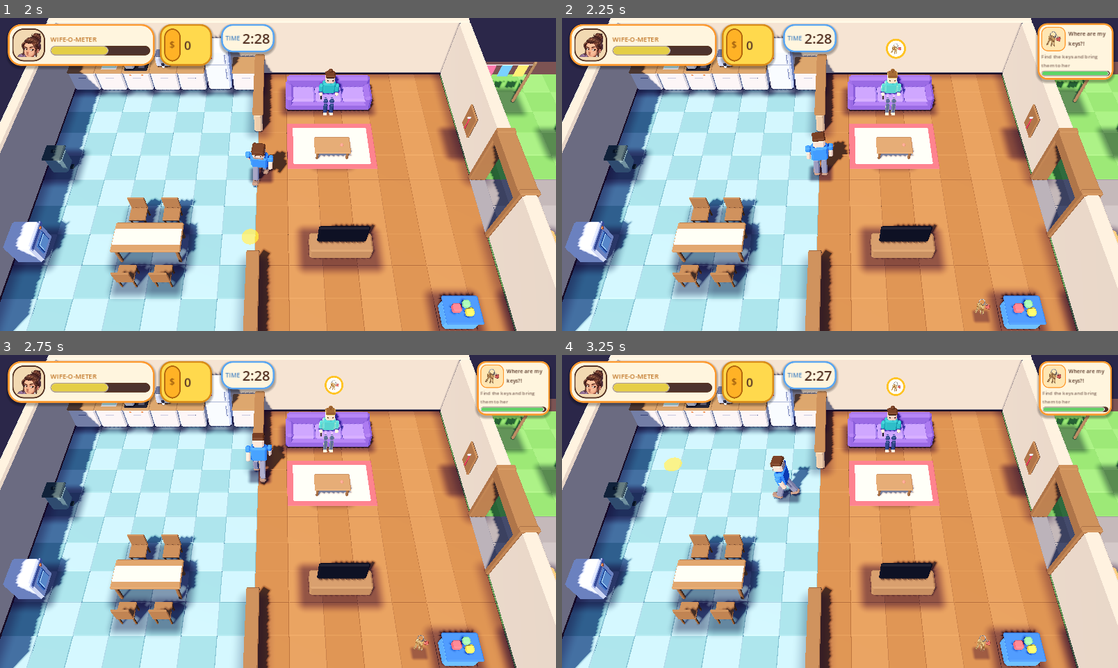
Above: before the commit, frames 1-4 (two rows, left to right).
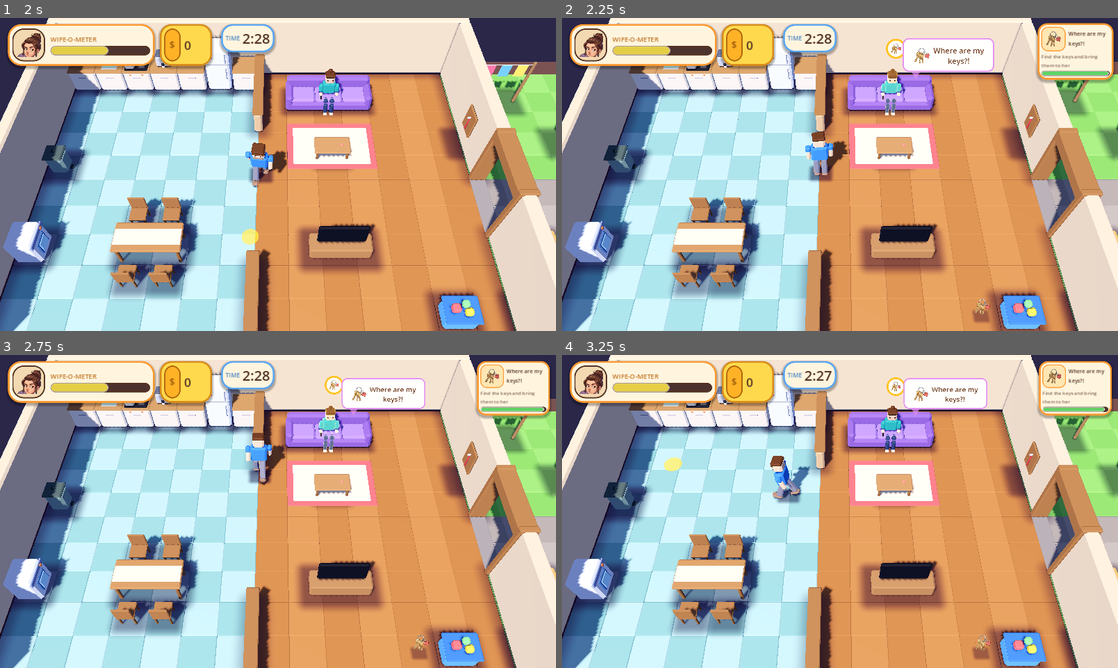
Above: after the commit, the same moments.

Repository: agever46/make-my-wife-happy
Game: Godot game, scene res://scenes/Main.tscn
The game is run twice, just before and just after one commit, with the same random seed, the same clock (stepped at 60 frames per second) and the same inputs.
Inputs (mouse positions are in pixels of both pictures, inside the frame that each line leads up to):
- Up to frame 1 (2 s): tap Enter (ui_accept) at 0.5, 0.77 s; move the mouse to (400, 158) at 0.52 s; hold Up 0.53-1.25 s; tap Tab at 0.6 s; click (400, 158) at 0.67 s; drag from (166, 190) to (250, 237) at 1.27 s
- Up to frame 2 (2.25 s): move the mouse to (895, 105) at 2.02 s; hold Up from 2.03 s (still down); tap Tab at 2.1 s
- Up to frame 3 (2.75 s): keep holding Up
- Up to frame 4 (3.25 s): release Up at 2.75 s; drag from (812, 574) to (673, 464) at 2.77 s

Frame 1 is identical in both runs. In frame 2, 1.8% of the frame differs, in the area x 57-78%, y 6-29%; in frame 3, 1.5%; in frame 4, 1.5%.

Commit message:
Speech bubbles: the wife and the kids say every new quest
Co-Authored-By: Claude Sonnet 5.5 <noreply@anthropic.com>
Claude-Session: https://claude.ai/code/session_01SXfByWc8NK5QQaB41RXzCE

Diff:
--- a/scripts/world3d/Kid3D.gd
+++ b/scripts/world3d/Kid3D.gd
@@ -249,3 +249,13 @@
 	PlaceholderFactory.box(_plate, "Sauce", Vector3(0.1, 0.04, 0.1), Vector3(0, 0.92, 0), Color(0.85, 0.28, 0.2), 0.02)
 	get_parent().add_child(_plate)
 	_plate.global_position = global_position + Vector3(0.0, 0.0, 0.55)
+
+
+## Mia's bubble extends to the left, Noah's to the right; higher while they stand (playing).
+func speech_anchor() -> Vector3:
+	var y := 1.55 if mode == Mode.PLAYING else 1.2
+	return Vector3(speech_side() * 0.5, y, 0.0)
+
+
+func speech_side() -> float:
+	return -1.0 if station_id == &"kid_a" else 1.0
--- /dev/null
+++ b/scripts/world3d/SpeechBubble.gd
@@ -0,0 +1,106 @@
+class_name SpeechBubble
+extends Node3D
+## A comic speech bubble above a character: the wife or a kid says what they want (the quest title),
+## with the icon of the item involved. Pops in, stays a few seconds, pops out. One bubble per speaker.
+
+const SHADER := preload("res://shaders/speech_bubble.gdshader")
+const LIFETIME := 4.2
+const PIXEL_SIZE := 0.0042
+const PADDING := Vector2(0.34, 0.2)
+const TAIL := 0.22
+
+var _tween: Tween
+
+
+## Makes `speaker` say `text` (replacing any bubble it already has). Returns the new bubble.
+## `anchor` is where the tail tip points (relative to the speaker). side = -1 / 0 / +1: the bubble body extends
+## to the left / centred / to the right of that point, so bubbles of neighbours do not cover each other.
+static func say(speaker: Node3D, text: String, icon: Texture2D, border: Color, anchor: Vector3, side: float = 0.0) -> SpeechBubble:
+	var old := speaker.get_node_or_null("SpeechBubble") as SpeechBubble
+	if old != null:
+		old.name = "SpeechBubbleOld"
+		old.dismiss()
+	var bubble := SpeechBubble.new()
+	bubble.name = "SpeechBubble"
+	bubble.position = anchor
+	speaker.add_child(bubble)
+	bubble._build(text, icon, border, side)
+	return bubble
+
+
+func _build(text: String, icon: Texture2D, border: Color, side: float) -> void:
+	scale = Vector3.ZERO
+	var label := Label3D.new()
+	label.text = text
+	label.font_size = 54
+	label.pixel_size = PIXEL_SIZE
+	label.width = 520.0
+	label.autowrap_mode = TextServer.AUTOWRAP_WORD_SMART
+	label.horizontal_alignment = HORIZONTAL_ALIGNMENT_CENTER
+	label.modulate = Color(0.33, 0.2, 0.14)
+	label.outline_size = 0
+	label.billboard = BaseMaterial3D.BILLBOARD_ENABLED
+	label.no_depth_test = true
+	label.render_priority = 6
+	label.shaded = false
+	add_child(label)
+
+	var icon_sprite: Sprite3D = null
+	var icon_width := 0.0
+	if icon != null:
+		icon_sprite = Sprite3D.new()
+		icon_sprite.texture = icon
+		icon_sprite.pixel_size = 0.0050
+		icon_sprite.billboard = BaseMaterial3D.BILLBOARD_ENABLED
+		icon_sprite.no_depth_test = true
+		icon_sprite.render_priority = 5
+		icon_sprite.shaded = false
+		icon_sprite.texture_filter = BaseMaterial3D.TEXTURE_FILTER_LINEAR_WITH_MIPMAPS
+		add_child(icon_sprite)
+		icon_width = icon.get_width() * icon_sprite.pixel_size + 0.12
+
+	# The label measures itself on the next frame.
+	await get_tree().process_frame
+	if not is_inside_tree():
+		return
+	var text_size := label.get_aabb().size
+	var body := Vector2(text_size.x + icon_width + PADDING.x * 2.0, maxf(text_size.y, 0.4) + PADDING.y * 2.0)
+	body.y = maxf(body.y, icon.get_height() * 0.0050 + 0.2 if icon != null else 0.0)
+
+	var mat := ShaderMaterial.new()
+	mat.shader = SHADER
+	mat.render_priority = 4
+	mat.set_shader_parameter("body_size", body)
+	mat.set_shader_parameter("tail", TAIL)
+	# Tail near the end of the body that is closest to the speaker; the body extends to the chosen side.
+	var tail_x := -side * (body.x * 0.5 - 0.4)
+	mat.set_shader_parameter("tail_x", tail_x)
+	mat.set_shader_parameter("border_color", border)
+	var quad := QuadMesh.new()
+	quad.size = Vector2(body.x, body.y + TAIL)
+	var mesh := MeshInstance3D.new()
+	mesh.mesh = quad
+	mesh.material_override = mat
+	mesh.cast_shadow = GeometryInstance3D.SHADOW_CASTING_SETTING_OFF
+	# The quad's origin is its centre; the bubble's origin (the tail tip) sits at its bottom edge.
+	mesh.position = Vector3(-tail_x, (body.y + TAIL) * 0.5, 0.0)
+	add_child(mesh)
+	var body_center_y := TAIL + body.y * 0.5
+	label.position = Vector3(icon_width * 0.5 - tail_x, body_center_y, 0.0)
+	if icon_sprite != null:
+		icon_sprite.position = Vector3(-body.x * 0.5 + PADDING.x + (icon_width - 0.12) * 0.5 - tail_x, body_center_y, 0.0)
+
+	_tween = create_tween()
+	_tween.set_trans(Tween.TRANS_BACK).set_ease(Tween.EASE_OUT)
+	_tween.tween_property(self, "scale", Vector3.ONE, 0.35)
+	_tween.tween_interval(LIFETIME)
+	_tween.tween_callback(dismiss)
+
+
+func dismiss() -> void:
+	if _tween != null:
+		_tween.kill()
+	var tw := create_tween()
+	tw.set_trans(Tween.TRANS_BACK).set_ease(Tween.EASE_IN)
+	tw.tween_property(self, "scale", Vector3.ZERO, 0.25)
+	tw.tween_callback(queue_free)
--- /dev/null
+++ b/scripts/world3d/SpeechController.gd
@@ -0,0 +1,41 @@
+class_name SpeechController
+extends Node
+## Every new quest is SAID by someone: a kid for its own requests, otherwise the wife on the couch.
+## Listens to the quest logic and puts a SpeechBubble above the speaker's head.
+
+const WIFE_BORDER := Color(0.78, 0.45, 0.85)
+const KID_BORDER := {&"kid_a": Color(1.0, 0.6, 0.2), &"kid_b": Color(0.3, 0.75, 0.45)}
+
+
+func _ready() -> void:
+	QuestManager.quest_added.connect(_on_quest_added)
+
+
+func _on_quest_added(quest: ActiveQuest) -> void:
+	var speaker := _find_speaker(quest.data.kid)
+	if speaker == null:
+		return
+	var icon: Texture2D = Item3D.ICONS.get(quest.data.icon_item)
+	var border: Color = KID_BORDER.get(speaker.station_id, WIFE_BORDER)
+	SpeechBubble.say(speaker, quest.data.title, icon, border, speaker.speech_anchor(), speaker.speech_side())
+	_react(speaker)
+
+
+func _find_speaker(kid_id: StringName) -> Station3D:
+	var wife: Station3D = null
+	for node in get_tree().get_nodes_in_group("stations"):
+		var station := node as Station3D
+		if station == null:
+			continue
+		if kid_id != &"" and station.station_id == kid_id and station.is_visible_in_tree():
+			return station
+		if station.station_id == &"wife":
+			wife = station
+	return wife
+
+
+## A little hop of the speaker as it talks.
+func _react(speaker: Station3D) -> void:
+	var tw := speaker.create_tween().set_trans(Tween.TRANS_ELASTIC).set_ease(Tween.EASE_OUT)
+	speaker.visual_root.scale = Vector3(0.94, 1.1, 0.94)
+	tw.tween_property(speaker.visual_root, "scale", Vector3.ONE, 0.5)
--- a/scripts/world3d/Station3D.gd
+++ b/scripts/world3d/Station3D.gd
@@ -20,6 +20,8 @@
 var _glow_tween: Tween
 var _bounce_tween: Tween
 var needed_only := false
+## Height (m) of the station's task bubble; speech bubbles sit above it.
+var speech_height := 2.0
 var hovered := false
 var _pick_size := Vector3(1, 1, 1)
 var _progress := 0.0
@@ -50,7 +52,8 @@
 		add_to_group("stations")
 		_add_zone(size, def.get("zone_margin", 0.85))
 		_indicator = StationIndicator.new()
-		_indicator.position = Vector3(0.0, def.get("bubble", height + 0.6), 0.0)
+		speech_height = def.get("bubble", height + 0.6)
+		_indicator.position = Vector3(0.0, speech_height, 0.0)
 		add_child(_indicator)
 		_rim = ShaderMaterial.new()
 		_rim.shader = RIM_SHADER
@@ -69,6 +72,15 @@
 		return
 	hovered = on
 	_update_glow()
+
+
+## Where this station's speech bubble points (relative to the station) and which way the bubble extends (-1 / 0 / +1).
+func speech_anchor() -> Vector3:
+	return Vector3(0.0, speech_height + 0.9, 0.0)
+
+
+func speech_side() -> float:
+	return 0.0
 
 
 func has_player(player: Node3D) -> bool:
--- a/scripts/world3d/Wife3D.gd
+++ b/scripts/world3d/Wife3D.gd
@@ -41,3 +41,12 @@
 		visual_root.rotation.z = sin(_shake * 60.0) * _shake * 0.12
 	elif visual_root.rotation.z != 0.0:
 		visual_root.rotation.z = 0.0
+
+
+## Beside her head, to the right, so it stays below the top HUD and clear of her task icon.
+func speech_anchor() -> Vector3:
+	return Vector3(0.7, 1.45, 0.0)
+
+
+func speech_side() -> float:
+	return 1.0
--- a/scripts/world3d/World.gd
+++ b/scripts/world3d/World.gd
@@ -19,6 +19,10 @@
 	items_root.name = "Items"
 	items_root.add_to_group("item_root")
 	add_child(items_root)
+
+	var speech := SpeechController.new()
+	speech.name = "SpeechController"
+	add_child(speech)
 
 	var bus_event := BusEvent.new()
 	bus_event.name = "BusEvent"
--- /dev/null
+++ b/shaders/speech_bubble.gdshader
@@ -0,0 +1,40 @@
+shader_type spatial;
+// Camera-facing speech bubble: rounded rectangle with a small tail pointing down at the speaker.
+render_mode unshaded, blend_mix, depth_test_disabled, depth_draw_never, cull_disabled, shadows_disabled;
+
+uniform vec2 body_size = vec2(2.0, 0.8);   // the rounded rectangle, metres
+uniform float tail = 0.22;
+uniform float tail_x = 0.0;                 // where the tail sits along the body (metres from its centre)                  // extra height below the body for the tail, metres
+uniform vec4 fill_color : source_color = vec4(1.0, 0.98, 0.93, 1.0);
+uniform vec4 border_color : source_color = vec4(1.0, 0.6, 0.18, 1.0);
+
+float sd_round_box(vec2 p, vec2 b, float r) {
+	vec2 q = abs(p) - b + r;
+	return length(max(q, 0.0)) + min(max(q.x, q.y), 0.0) - r;
+}
+
+void vertex() {
+	float sx = length(MODEL_MATRIX[0].xyz);
+	float sy = length(MODEL_MATRIX[1].xyz);
+	MODELVIEW_MATRIX = VIEW_MATRIX * mat4(INV_VIEW_MATRIX[0] * sx, INV_VIEW_MATRIX[1] * sy, INV_VIEW_MATRIX[2], MODEL_MATRIX[3]);
+}
+
+void fragment() {
+	vec2 quad = vec2(body_size.x, body_size.y + tail);
+	vec2 p = (UV - 0.5) * quad;
+	p.y = -p.y; // UV y grows downwards
+	vec2 body_center = vec2(0.0, tail * 0.5);
+	float r = min(0.2, body_size.y * 0.45);
+	float d = sd_round_box(p - body_center, body_size * 0.5, r);
+	// Tail: a triangle under the body, tip at the bottom of the quad.
+	float body_bottom = body_center.y - body_size.y * 0.5;
+	float tip = -quad.y * 0.5;
+	float t = clamp((p.y - tip) / max(body_bottom - tip, 0.001), 0.0, 1.0);
+	float tail_half = 0.13 * t;
+	float in_tail = step(p.y, body_bottom + 0.03) * step(abs(p.x - tail_x), tail_half);
+	float shape = min(d, mix(1.0, -0.001, in_tail));
+	float inside = 1.0 - smoothstep(-0.006, 0.006, shape);
+	float border = smoothstep(-0.05, -0.035, shape);
+	ALBEDO = mix(fill_color.rgb, border_color.rgb, border);
+	ALPHA = inside;
+}
Not shown, changed: docs/QUESTS.md
